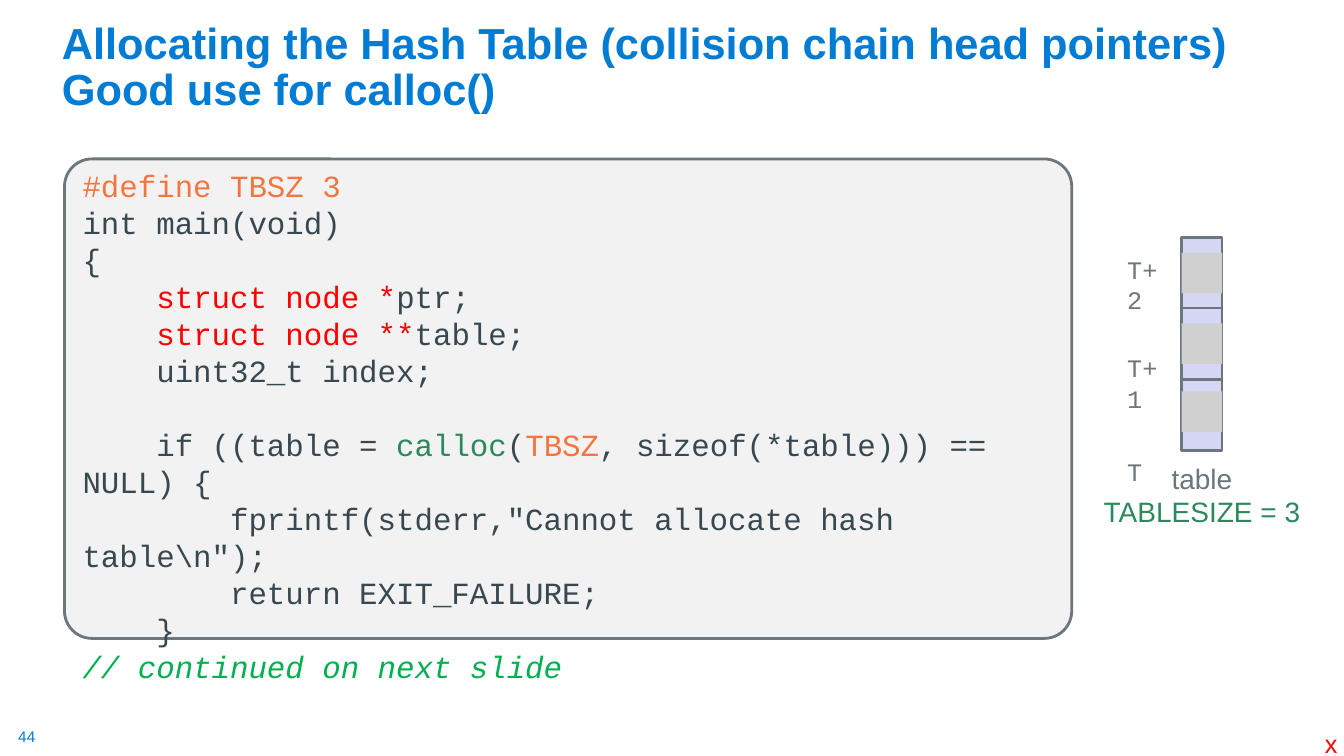
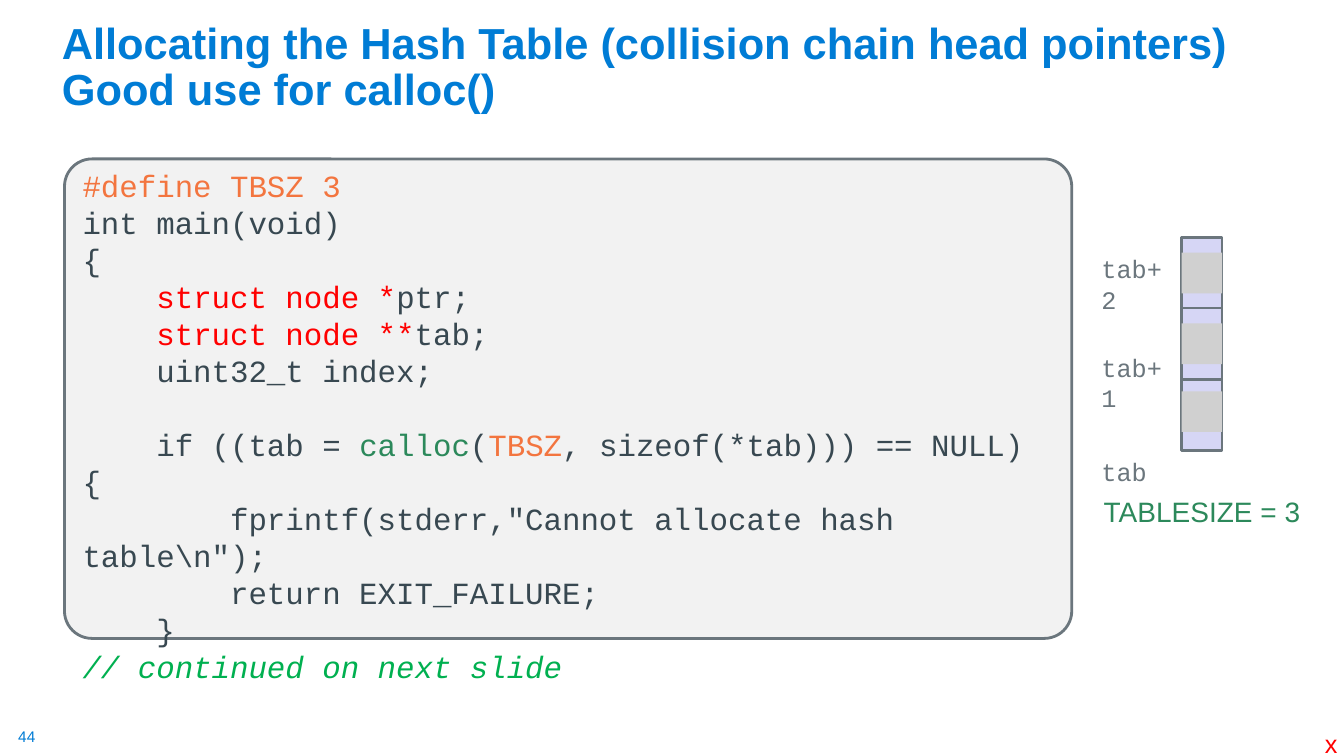
Before and after one commit to cse30-fa22/Muller_CSE30_Lecture_Slides, a slide deck: slide 44 of 05_C_Part4.pptx. Drawn at 1344x756 pixels with LibreOffice and Linux fonts; fonts in the diff are those of the drawing; grey boxes stand for pictures. Boxes give left, top, right and bottom in pixels: in the first picture for what was removed or moved away, otherwise in the second. Text is boxed around its words. In the diff, an @@ line names an element or a change of style, - is before the commit and + after.

```diff
--- a/05_C_Part4.pptx
+++ b/05_C_Part4.pptx
@@ text at (1101, 260, 1161, 481): text changed @@
-T+2
-T+1
-T
+tab+2
+tab+1
+tab
@@ text in rounded rectangle at (156, 323, 489, 351): text changed @@
-struct node **table;
+struct node **tab;
@@ text in rounded rectangle at (156, 434, 1023, 463): text changed @@
-if ((table = calloc(TBSZ, sizeof(*table))) == NULL) {
+if ((tab = calloc(TBSZ, sizeof(*tab))) == NULL) {
@@ text at (1172, 468, 1233, 489): paragraph removed @@
-table
```
Also in this commit, not shown: 11 other slides changed, 1 slide removed, 1 other file.
